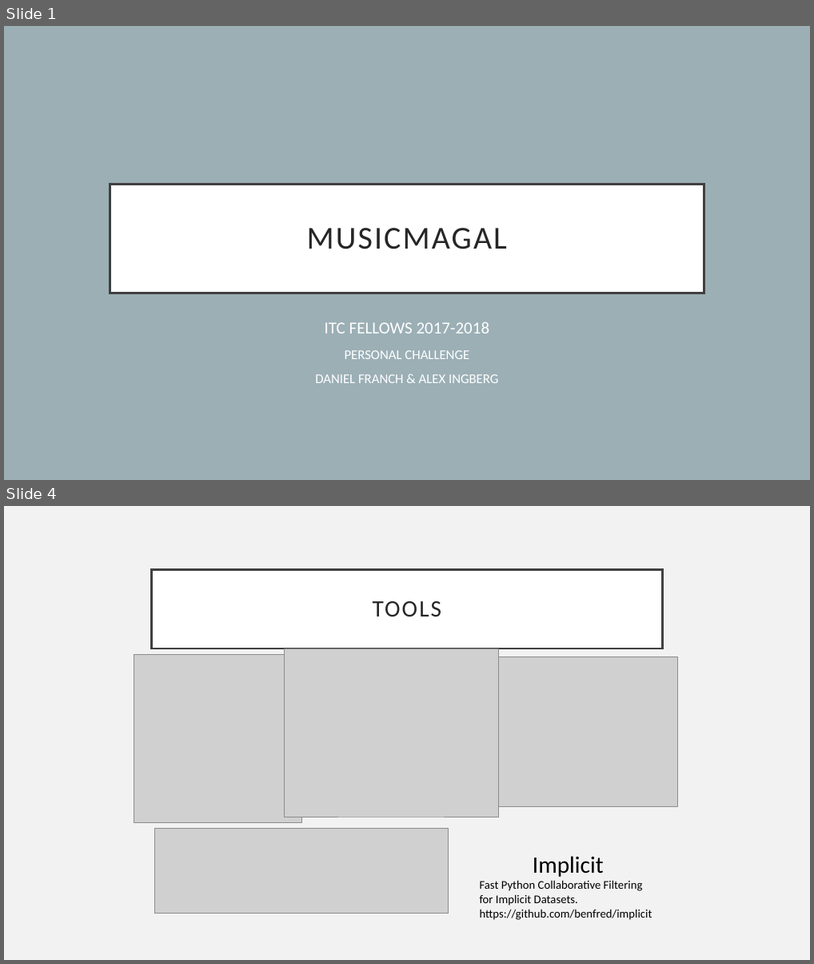
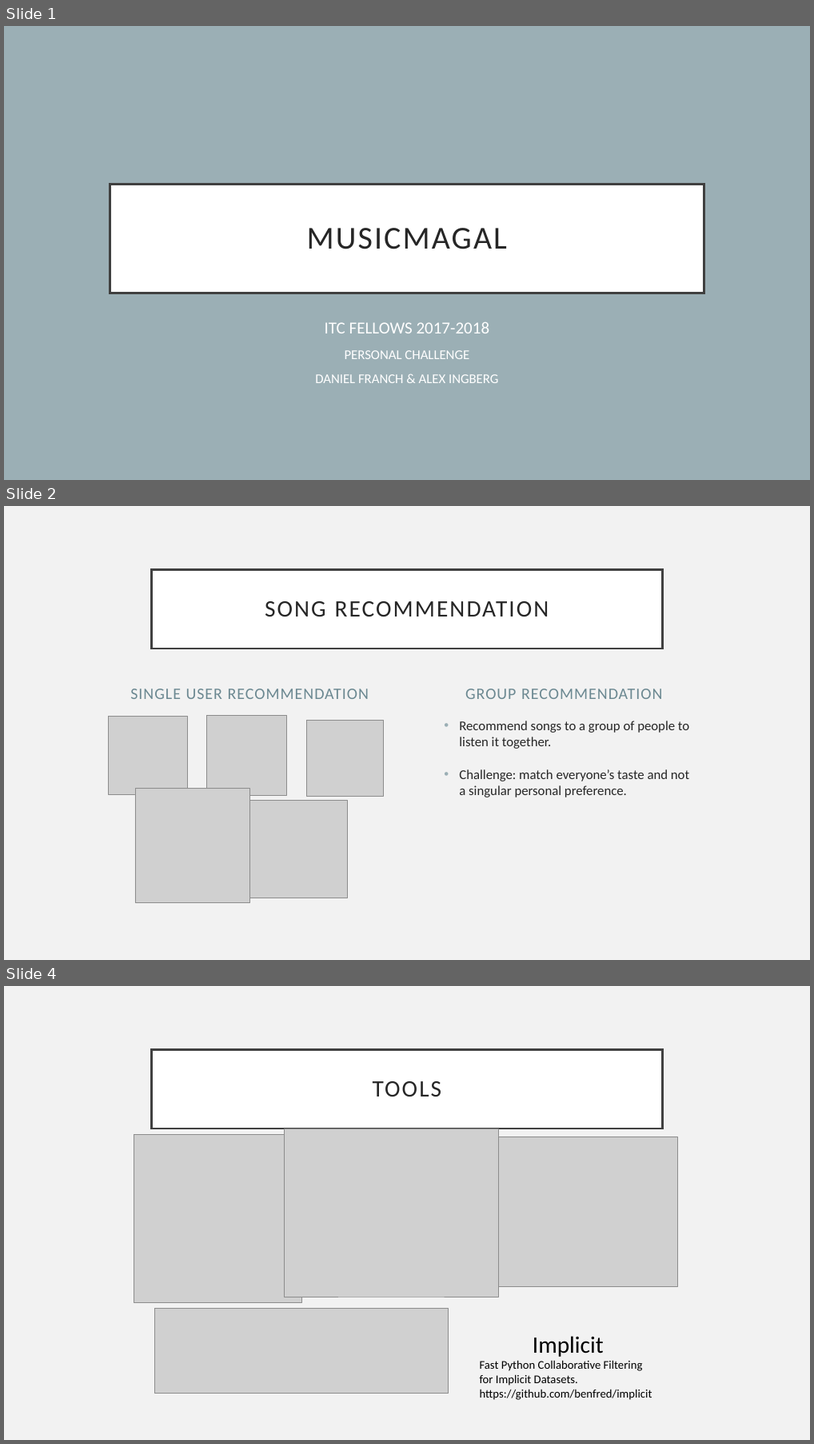
Before and after one commit to alexing/musicmagal, a slide deck: presentation.pptx. Shown one above the other, each under a label of ours: slides 1 and 4 before the commit, slides 1, 2 and 4 after it; the slides between them are not shown. The pictures are 814x964 and 814x1444 pixels, drawn with LibreOffice and Linux fonts; fonts in the diff are those of the drawing; grey boxes stand for pictures. Boxes give left, top, right and bottom in pixels: in the first picture for what was removed or moved away, otherwise in the second. Text is boxed around its words. In the diff, an @@ line names an element or a change of style, - is before the commit and + after.

```diff
--- a/presentation.pptx
+++ b/presentation.pptx
@@ slide 2 added at box(4, 506, 810, 960), background #F2F2F2 @@
@@ title added at box(152, 569, 662, 648), fill #FFFFFF, outline #404040 2.5 pt, 28 pt, text #262626 @@
+SONG RECOMMENDATION
@@ text added at box(130, 688, 369, 699), 19 pt, text #6B8891 @@
+SINGLE USER RECOMMENDATION
@@ text added at box(466, 688, 662, 699), 19 pt, text #6B8891 @@
+GROUP RECOMMENDATION
@@ picture added at box(109, 716, 187, 795) @@
@@ picture added at box(207, 716, 287, 795) @@
@@ picture added at box(307, 720, 383, 796) @@
@@ text added at box(459, 720, 690, 748), 16 pt, text #262626 @@
+  • Recommend songs to a group of people to listen it together.
@@ text added at box(459, 769, 690, 797), 16 pt, text #262626 @@
+  • Challenge: match everyone’s taste and not a singular personal preference.
@@ picture added at box(135, 788, 250, 902) @@
@@ picture added at box(250, 800, 348, 898) @@
```
Also in this commit, not shown: 2 slides changed, 7 other slides added, 5 slides removed.
